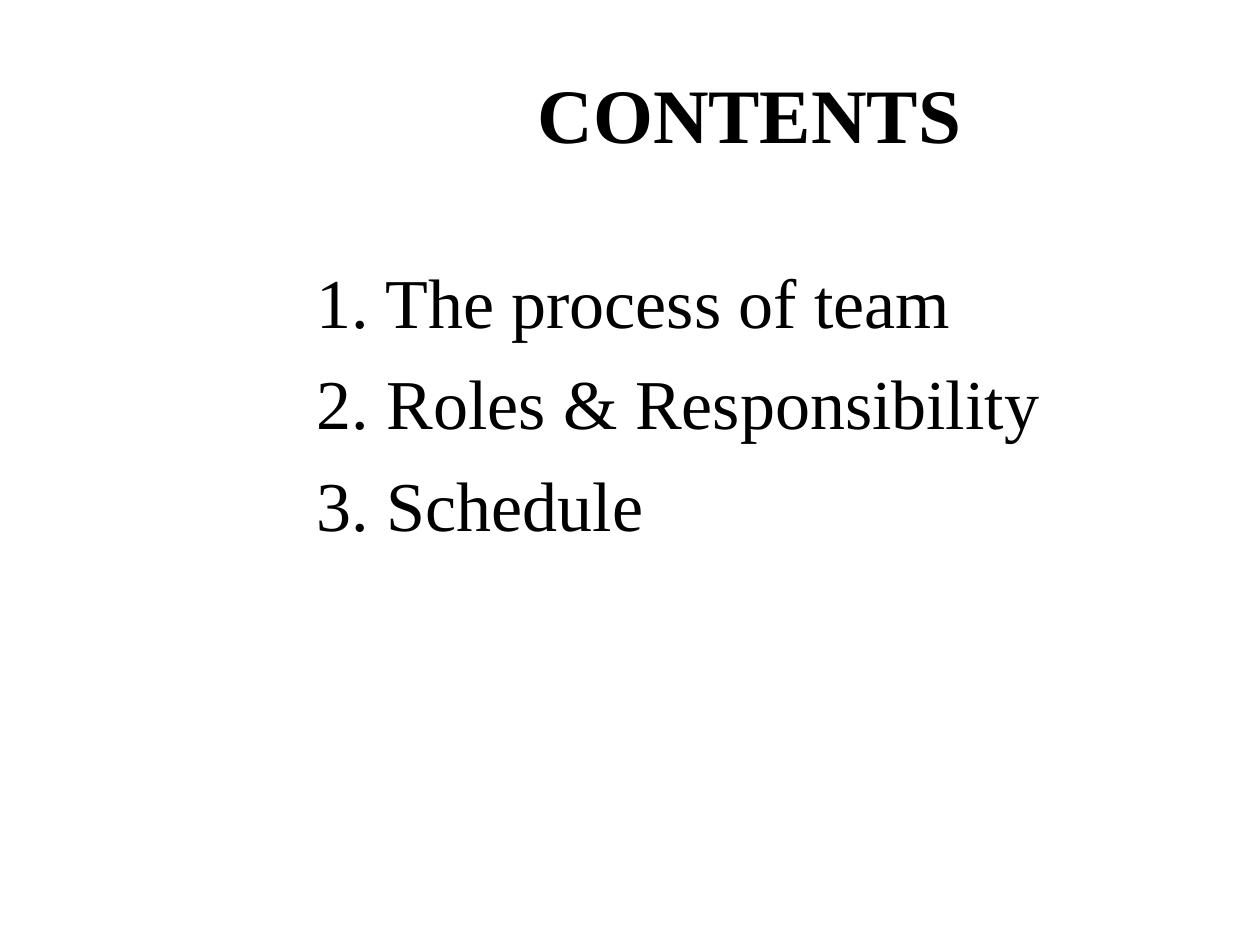
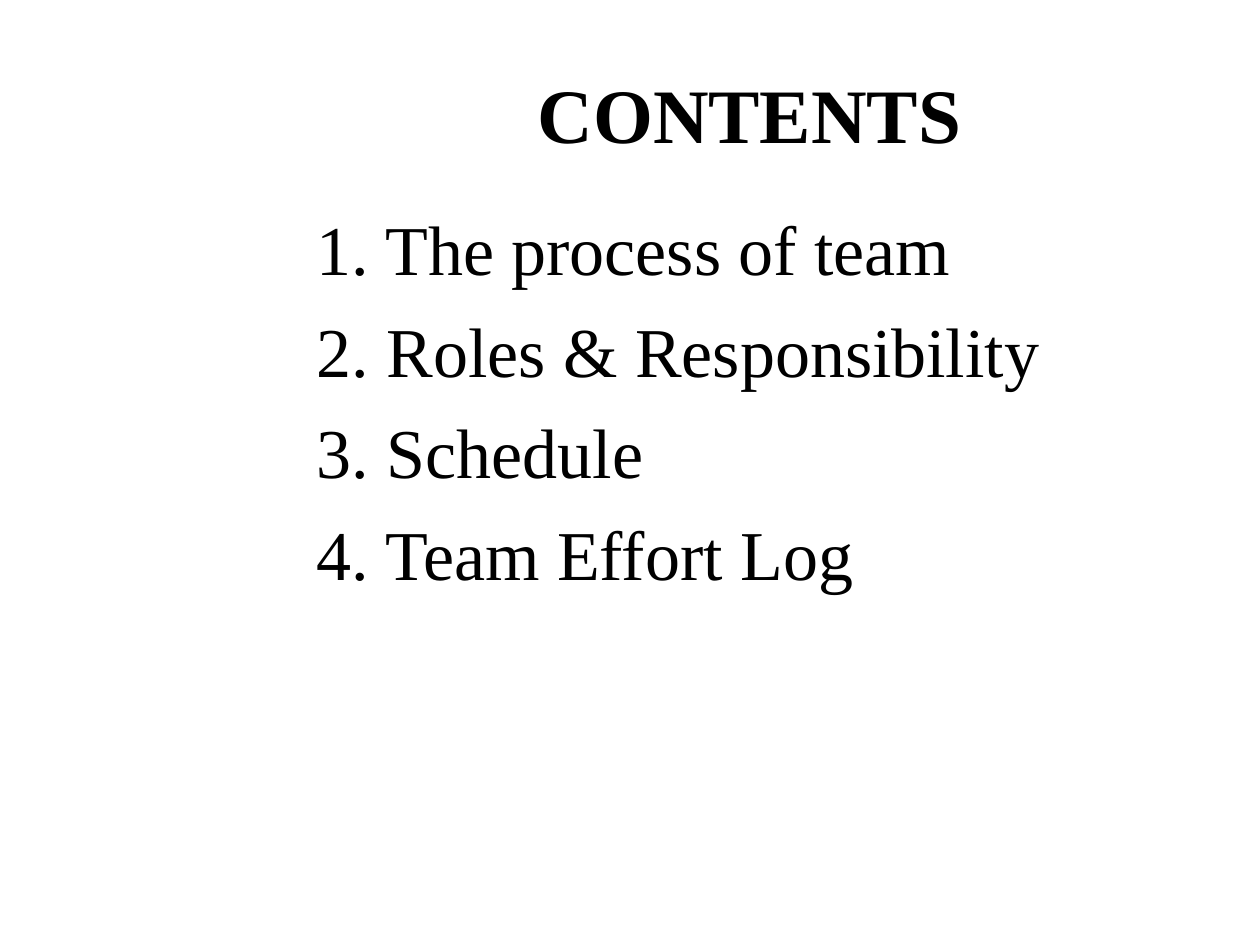
Before and after one commit to T138384/vlu-k15t1-team11, a slide deck: slide 3 of SMA - Software Measurement & Analysis/Asignment-01/K15T1-Team11-Team Assignment1/K15T1-Team11-Team Assignment1.ppt. Drawn at 1260x945 pixels with LibreOffice and Linux fonts; fonts in the diff are those of the drawing; background and template pictures are left out. Boxes give left, top, right and bottom in pixels: in the first picture for what was removed or moved away, otherwise in the second. Text is boxed around its words. In the diff, an @@ line names an element or a change of style, - is before the commit and + after.

```diff
--- a/SMA - Software Measurement & Analysis/Asignment-01/K15T1-Team11-Team Assignment1/K15T1-Team11-Team Assignment1.ppt
+++ b/SMA - Software Measurement & Analysis/Asignment-01/K15T1-Team11-Team Assignment1/K15T1-Team11-Team Assignment1.ppt
@@ text "1. The process of team": place and size @@
-text "1. The process of team" at [317, 278, 1039, 532]
+text "1. The process of team" at [317, 225, 1039, 593]
@@ text at [317, 530, 853, 593]: paragraph added @@
+4. Team Effort Log
```
Also in this commit, not shown: 4 slides added, 6 other files.
